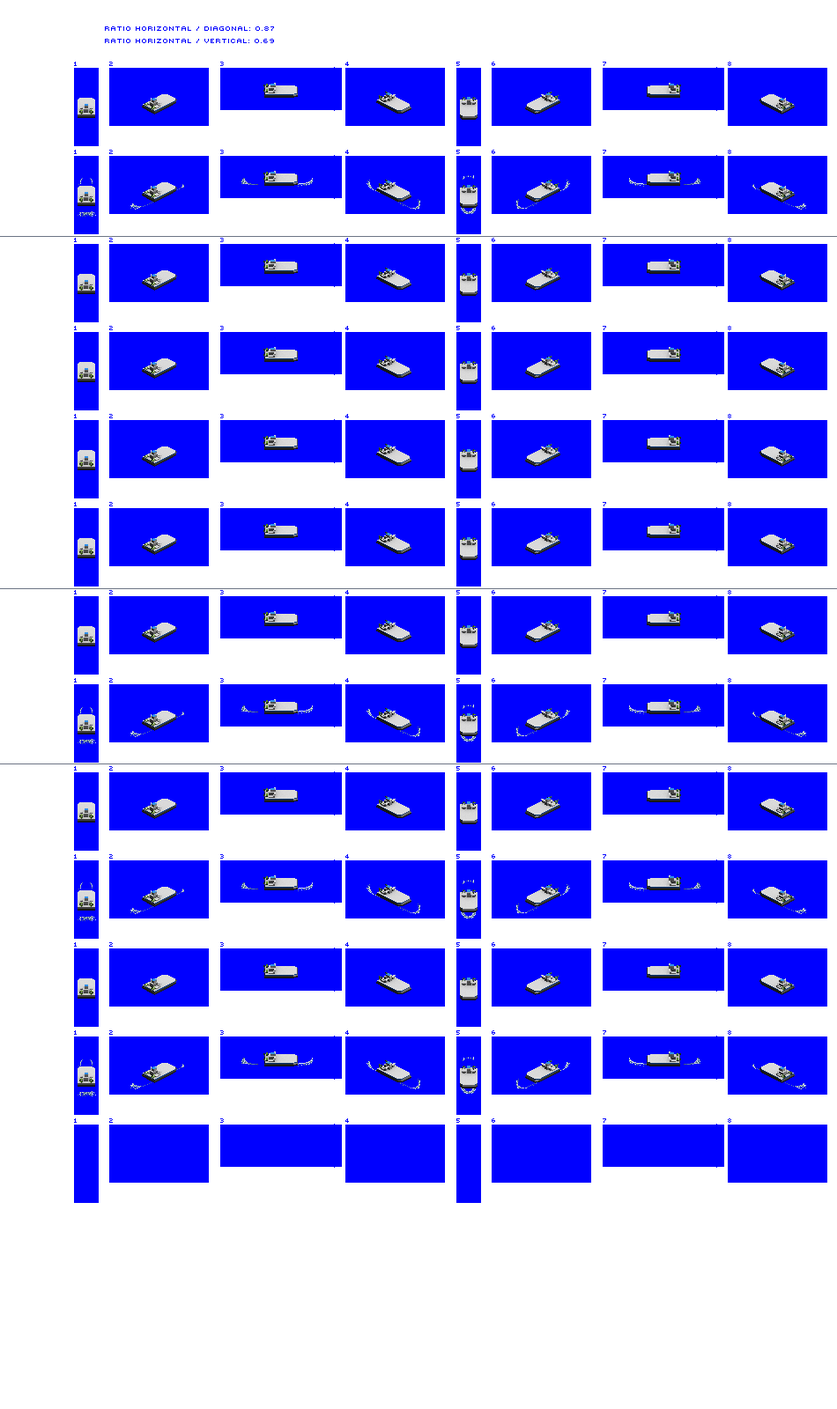
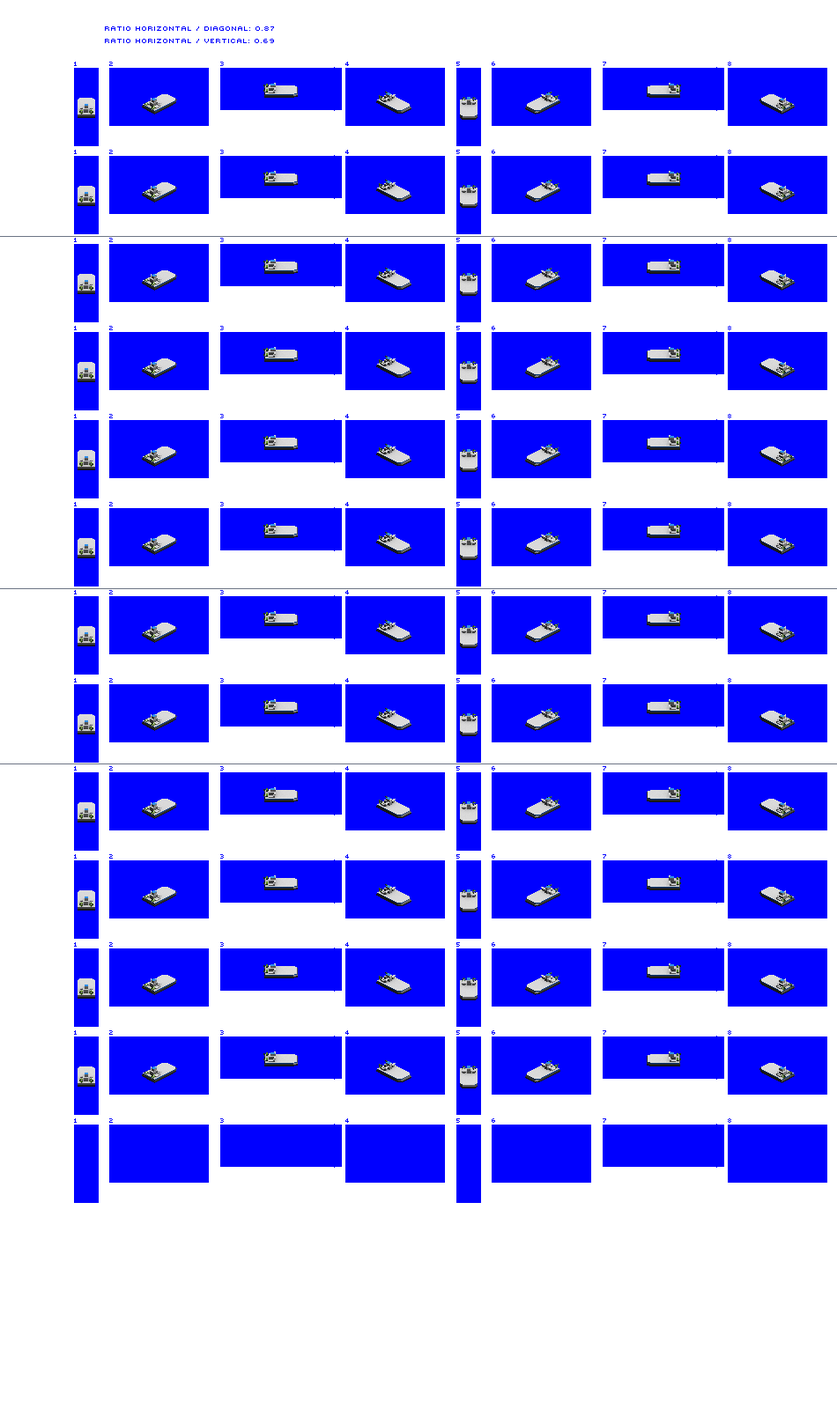
Comparing the layer stacks of the two 837 × 1409 images. Changes:
hid "prop / bow wash" over (x1=77, y1=175, x2=807, y2=1097)
